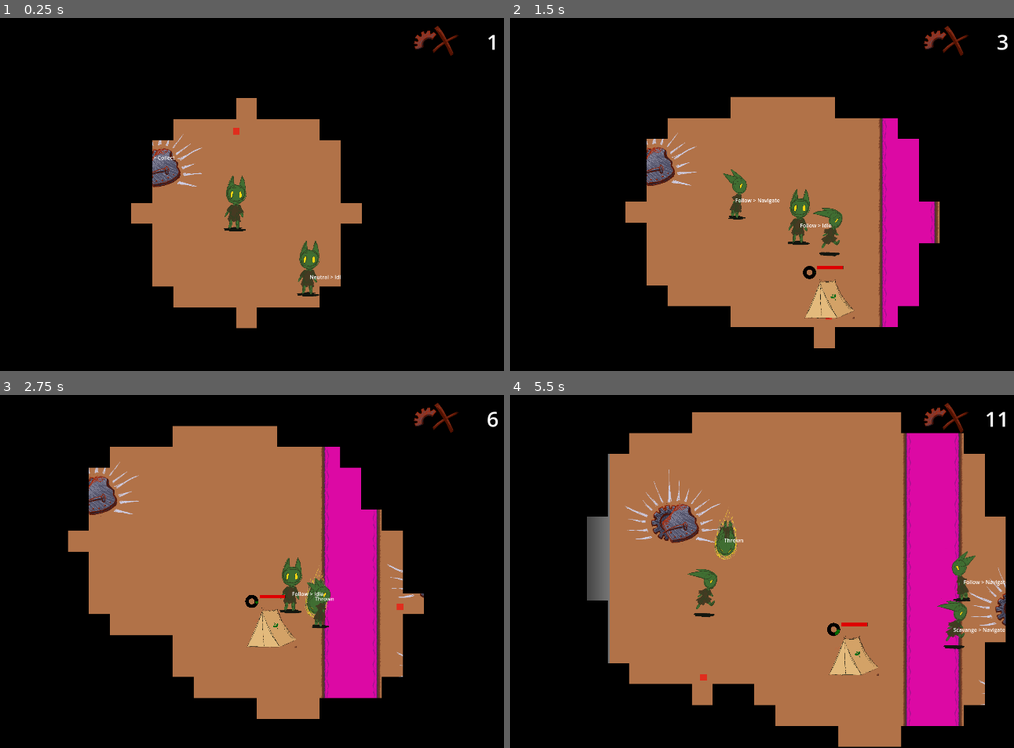
Above: before the commit, frames 1-4 (two rows, left to right).
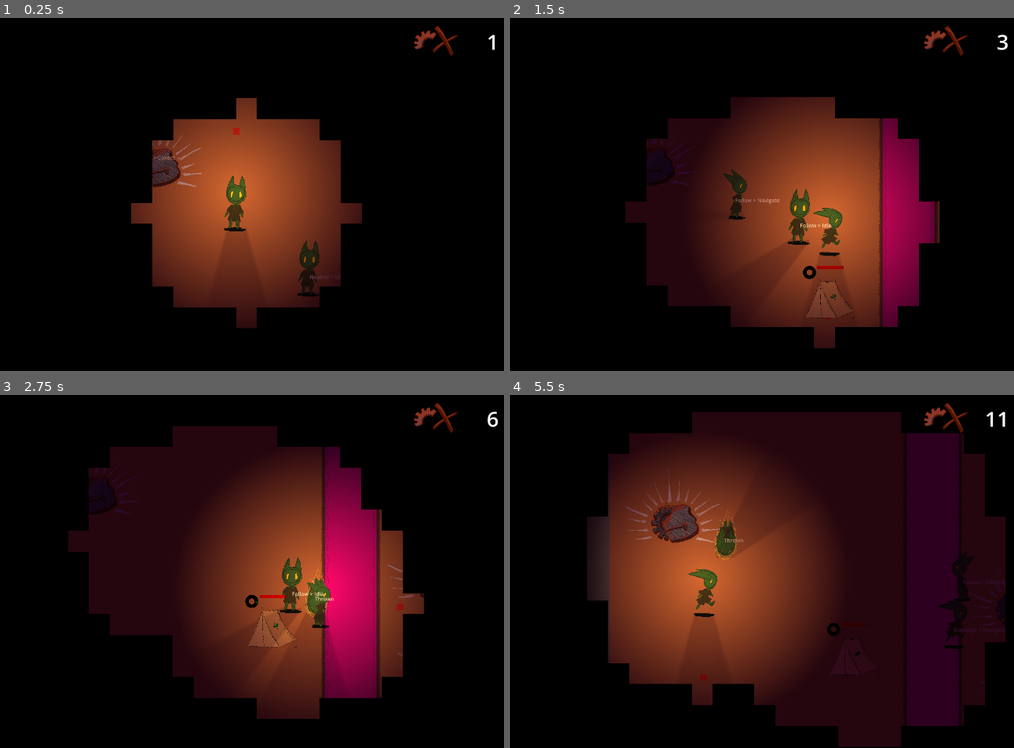
Above: after the commit, the same moments.

Repository: loteque/GoblinGame
Game: Godot game, scene res://main.tscn
The game is run twice, just before and just after one commit, with the same random seed, the same clock (stepped at 60 frames per second) and the same inputs.
Inputs:
- Up to frame 1 (0.25 s): no input
- Up to frame 2 (1.5 s): hold D (right) 0.53-1.28 s; hold Shift (call) 0.53-1.28 s; hold S (down) from 1.28 s (still down); tap G (place) at 1.35 s
- Up to frame 3 (2.75 s): release S (down) at 2.03 s; hold D (right) from 2.03 s (still down); tap Space (throw) at 2.1 s
- Up to frame 4 (5.5 s): release D (right) at 2.78 s; hold W (up) 2.78-3.53 s; tap Shift (call) at 2.85 s; hold A (left) 3.53-5.03 s; tap G (place) at 3.6 s; tap Space (throw) at 4.35 s; hold S (down) from 5.03 s (still down); hold Shift (call) from 5.03 s (still down)

The runs differ from the first frame. In frame 1, 19% of the frame differs, in the area x 26-72%, y 22-88%; in frame 2, 32%; in frame 3, 40%; in frame 4, 63%, in the area x 15-99%, y 4-100%.

Commit message:
add lighting

Diff:
--- a/project/main.tscn
+++ b/project/main.tscn
@@ -662,3 +662,6 @@
 layer_0/tile_data = PackedInt32Array(-1310738, 1, 0, -1245202, 1, 0, -1179666, 1, 0, -1114130, 1, 0, -1048594, 1, 0, -9 …(212317 unchanged characters)…
 script = ExtResource("11_n1ijd")
 player = NodePath("../PlayerCharacter")
+
+[node name="CanvasModulate" type="CanvasModulate" parent="."]
+color = Color(0.210773, 0.0573702, 0.196106, 1)
--- a/project/new_actor.tscn
+++ b/project/new_actor.tscn
@@ -31,6 +31,9 @@
 
 [sub_resource type="CircleShape2D" id="CircleShape2D_ueshs"]
 radius = 400.0
+
+[sub_resource type="OccluderPolygon2D" id="OccluderPolygon2D_3763u"]
+polygon = PackedVector2Array(-26, 109, -12, 115, 14, 115, 28, 111, 24, 122, -23, 121)
 
 [node name="Actor2" type="CharacterBody2D" node_paths=PackedStringArray("nav_agent", "follow_area", "player") groups=["Actor", "NPC", "Throwable"]]
 z_index = 1
@@ -67,7 +70,7 @@
 unique_name_in_owner = true
 scale = Vector2(0.5, 0.5)
 sprite_frames = ExtResource("3_xmqe5")
-animation = &"collect_scrap"
+animation = &"idle_front"
 offset = Vector2(0, -165)
 
 [node name="TargetTrackerComponent" type="Area2D" parent="." node_paths=PackedStringArray("actor")]
@@ -178,5 +181,11 @@
 offset_bottom = -100.0
 health_component = NodePath("../HealthComponent")
 
+[node name="Lights" type="Node2D" parent="."]
+position = Vector2(0, -56)
+
+[node name="LightOccluder2D" type="LightOccluder2D" parent="Lights"]
+occluder = SubResource("OccluderPolygon2D_3763u")
+
 [connection signal="body_entered" from="FollowArea" to="." method="_on_follow_area_body_entered"]
 [connection signal="body_exited" from="FollowArea" to="." method="_on_follow_area_body_exited"]
--- a/project/player_character.tscn
+++ b/project/player_character.tscn
@@ -7,6 +7,7 @@
 [ext_resource type="PackedScene" uid="uid://bf7crtfeg2ch1" path="res://animation_controller.tscn" id="4_ij8ar"]
 [ext_resource type="Script" path="res://goblin_call_area.gd" id="5_ennj5"]
 [ext_resource type="Script" path="res://src/character/components/throw_goblin_component.gd" id="7_uvm8g"]
+[ext_resource type="Texture2D" uid="uid://d04bgi5pe4150" path="res://src/character/lights/player_character.tres" id="8_c4qkd"]
 
 [sub_resource type="RectangleShape2D" id="RectangleShape2D_qeufm"]
 size = Vector2(52, 34)
@@ -26,6 +27,9 @@
 height = 128
 fill = 1
 fill_from = Vector2(0.5, 0.5)
+
+[sub_resource type="OccluderPolygon2D" id="OccluderPolygon2D_14lud"]
+polygon = PackedVector2Array(-26, 109, -12, 115, 14, 115, 28, 111, 24, 122, -23, 121)
 
 [node name="PlayerCharacter" type="CharacterBody2D" node_paths=PackedStringArray("throw_target", "cursor", "follow_target") groups=["Actor", "Player"]]
 z_index = 1
@@ -106,5 +110,29 @@
 goblin_command_component = NodePath("../GoblinCallComponent")
 target = NodePath("../Marker2D")
 
+[node name="Lights" type="Node2D" parent="."]
+position = Vector2(0, -56)
+
+[node name="Light" type="PointLight2D" parent="Lights"]
+position = Vector2(-4.76837e-07, -1.19209e-07)
+scale = Vector2(14.418, 14.418)
+color = Color(0.804276, 0.688027, 0.378247, 1)
+shadow_filter = 1
+shadow_filter_smooth = 3.0
+texture = ExtResource("8_c4qkd")
+
+[node name="Light2" type="PointLight2D" parent="Lights"]
+position = Vector2(-4.76837e-07, -1.19209e-07)
+scale = Vector2(14.418, 14.418)
+color = Color(0.803922, 0.686275, 0.376471, 0.533333)
+energy = 0.5
+shadow_enabled = true
+shadow_filter = 1
+shadow_filter_smooth = 3.0
+texture = ExtResource("8_c4qkd")
+
+[node name="LightOccluder2D" type="LightOccluder2D" parent="Lights"]
+occluder = SubResource("OccluderPolygon2D_14lud")
+
 [connection signal="body_entered" from="Marker2D/Cursor" to="." method="_on_cursor_body_entered"]
 [connection signal="body_exited" from="Marker2D/Cursor" to="." method="_on_cursor_body_exited"]
--- /dev/null
+++ b/project/src/character/lights/player_character.tres
@@ -0,0 +1,10 @@
+[gd_resource type="GradientTexture2D" load_steps=2 format=3 uid="uid://d04bgi5pe4150"]
+
+[sub_resource type="Gradient" id="Gradient_of5lu"]
+offsets = PackedFloat32Array(0, 0.693662)
+colors = PackedColorArray(1, 1, 1, 1, 0, 0, 0, 1)
+
+[resource]
+gradient = SubResource("Gradient_of5lu")
+fill = 1
+fill_from = Vector2(0.5, 0.5)
Not shown: 1 places in project/new_actor.tscn that only renumber resources
Not shown: 1 places in project/player_character.tscn that only renumber resources
